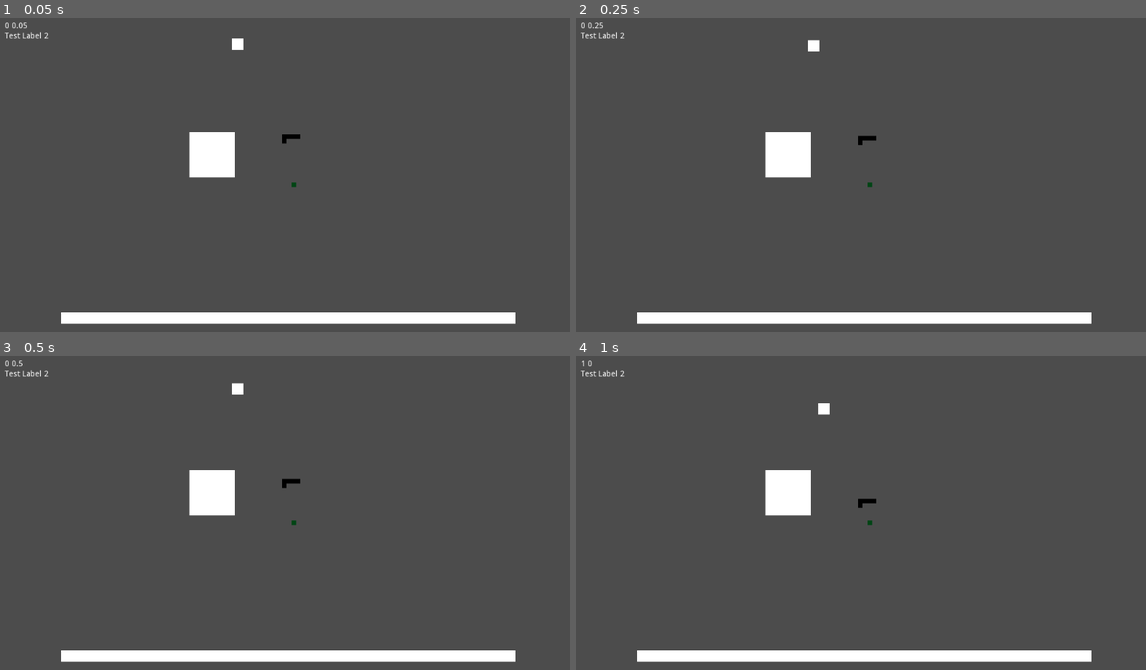
Above: before the commit, frames 1-4 (two rows, left to right).
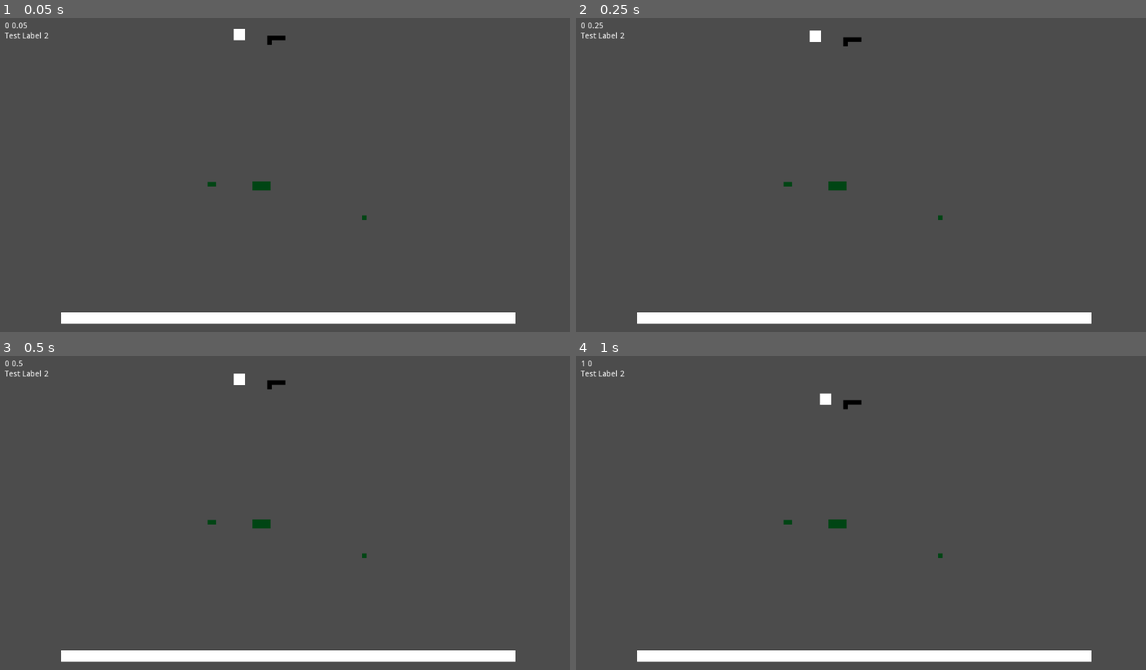
Above: after the commit, the same moments.

Repository: ajahar/FGJ_2020
Game: Godot game, scene res://Play.tscn
Two runs of this game, one before a commit and one after it. Both use one fixed random seed, a clock stepped at 60 frames per second and the inputs below.
Inputs:
- Up to frame 1 (0.05 s): no input
- Up to frame 2 (0.25 s): no input
- Up to frame 3 (0.5 s): no input
- Up to frame 4 (1 s): hold Right (ui_right) from 0.53 s (still down)

The runs differ from the first frame. In frame 1, 1.6% of the frame differs, in the area x 33-65%, y 3-65%; in frame 2, 1.6%; in frame 3, 1.6%, in the area x 33-65%, y 5-65%; in frame 4, 1.6%.

Commit message:
Correct contact settings for ControllableBlock scene RigidBody2D

Diff:
--- a/Blocks/ControllableBlock.tscn
+++ b/Blocks/ControllableBlock.tscn
@@ -16,6 +16,8 @@
 material = SubResource( 1 )
 position = Vector2( 430.303, 58.8605 )
 physics_material_override = SubResource( 2 )
+contacts_reported = 1
+contact_monitor = true
 script = ExtResource( 1 )
 
 [node name="CollisionShape2D" type="CollisionShape2D" parent="."]
--- a/Play.tscn
+++ b/Play.tscn
@@ -4,17 +4,13 @@
 [ext_resource path="res://Systems/GUI.tscn" type="PackedScene" id=2]
 [ext_resource path="res://Blocks/Block_L_Left.tscn" type="PackedScene" id=3]
 [ext_resource path="res://Ground/Ground_1_1.tscn" type="PackedScene" id=4]
+[ext_resource path="res://Ground/Ground_1_2.tscn" type="PackedScene" id=5]
+[ext_resource path="res://Ground/Ground_2_3.tscn" type="PackedScene" id=6]
 
 [sub_resource type="RectangleShape2D" id=1]
-extents = Vector2( 40, 40 )
+extents = Vector2( 400, 10 )
 
 [sub_resource type="QuadMesh" id=2]
-size = Vector2( 80, 80 )
-
-[sub_resource type="RectangleShape2D" id=3]
-extents = Vector2( 400, 10 )
-
-[sub_resource type="QuadMesh" id=4]
 size = Vector2( 800, 20 )
 
 [node name="Root" type="Node2D"]
@@ -23,28 +19,26 @@
 margin_right = 117.0
 margin_bottom = 72.0
 
-[node name="KinematicBody2D" type="KinematicBody2D" parent="."]
-position = Vector2( 385.388, 253.664 )
-
-[node name="CollisionShape2D" type="CollisionShape2D" parent="KinematicBody2D"]
-shape = SubResource( 1 )
-
-[node name="MeshInstance2D" type="MeshInstance2D" parent="KinematicBody2D"]
-mesh = SubResource( 2 )
-
 [node name="StaticBody2D" type="StaticBody2D" parent="."]
 position = Vector2( 519, 542 )
 
 [node name="CollisionShape2D" type="CollisionShape2D" parent="StaticBody2D"]
-shape = SubResource( 3 )
+shape = SubResource( 1 )
 
 [node name="MeshInstance2D" type="MeshInstance2D" parent="StaticBody2D"]
-mesh = SubResource( 4 )
+mesh = SubResource( 2 )
 
 [node name="Ground_1_1" parent="." instance=ExtResource( 4 )]
-position = Vector2( 529, 295 )
+position = Vector2( 653, 353 )
 
 [node name="Block_L_Left" parent="." instance=ExtResource( 3 )]
-position = Vector2( 524, 225 )
+position = Vector2( 498, 51 )
 
 [node name="ControllableBlock" parent="." instance=ExtResource( 1 )]
+position = Vector2( 433.303, 41.8605 )
+
+[node name="Ground_1_2" parent="." instance=ExtResource( 5 )]
+position = Vector2( 385, 294 )
+
+[node name="Ground_2_3" parent="." instance=ExtResource( 6 )]
+position = Vector2( 472, 301 )
